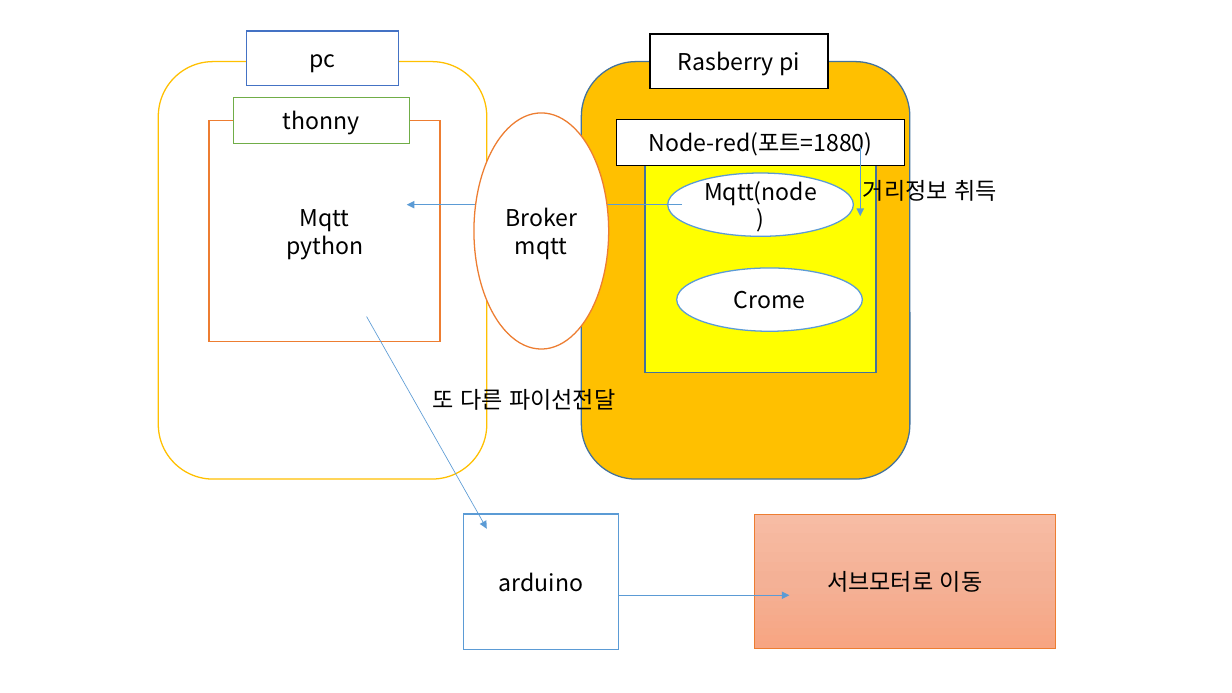
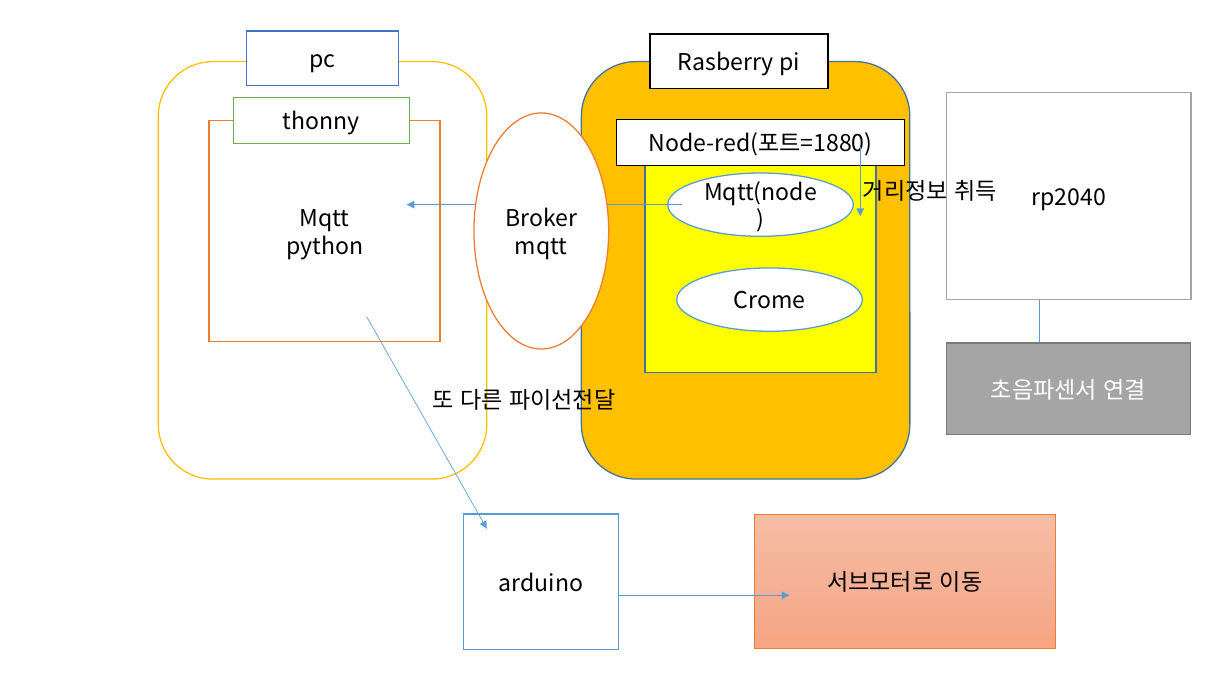
Before and after one commit to selrinmon/Plab, a slide deck: slide 1 of rapa block.pptx. Drawn at 1232x693 pixels with LibreOffice and Linux fonts; fonts in the diff are those of the drawing. Boxes give left, top, right and bottom in pixels: in the first picture for what was removed or moved away, otherwise in the second. Text is boxed around its words. In the diff, an @@ line names an element or a change of style, - is before the commit and + after.

```diff
--- a/rapa block.pptx
+++ b/rapa block.pptx
@@ rectangle added at (x1=947, y1=92, x2=1191, y2=299), fill #FFFFFF, outline #A5A5A5 1 pt, 18 pt, text #000000 @@
+rp2040
@@ line added from (1040, 267) to (1040, 361), #5B9BD5 0.5 pt @@
@@ rectangle added at (x1=946, y1=343, x2=1191, y2=434), fill #A5A5A5, outline #7A7A7A 1 pt, 18 pt, text #FFFFFF @@
+초음파센서 연결
```
